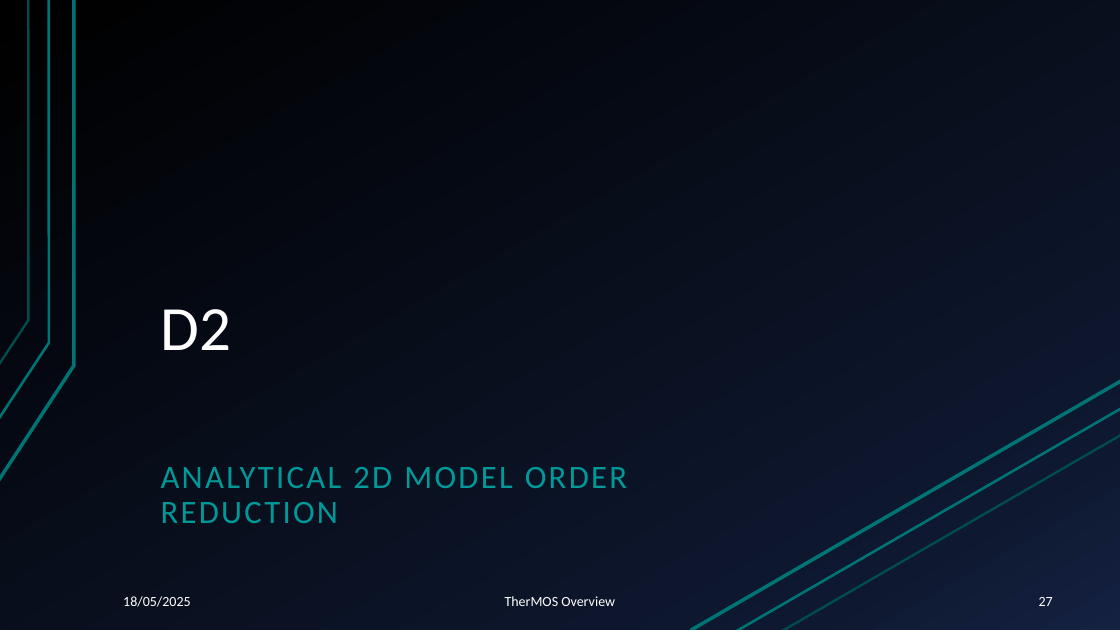
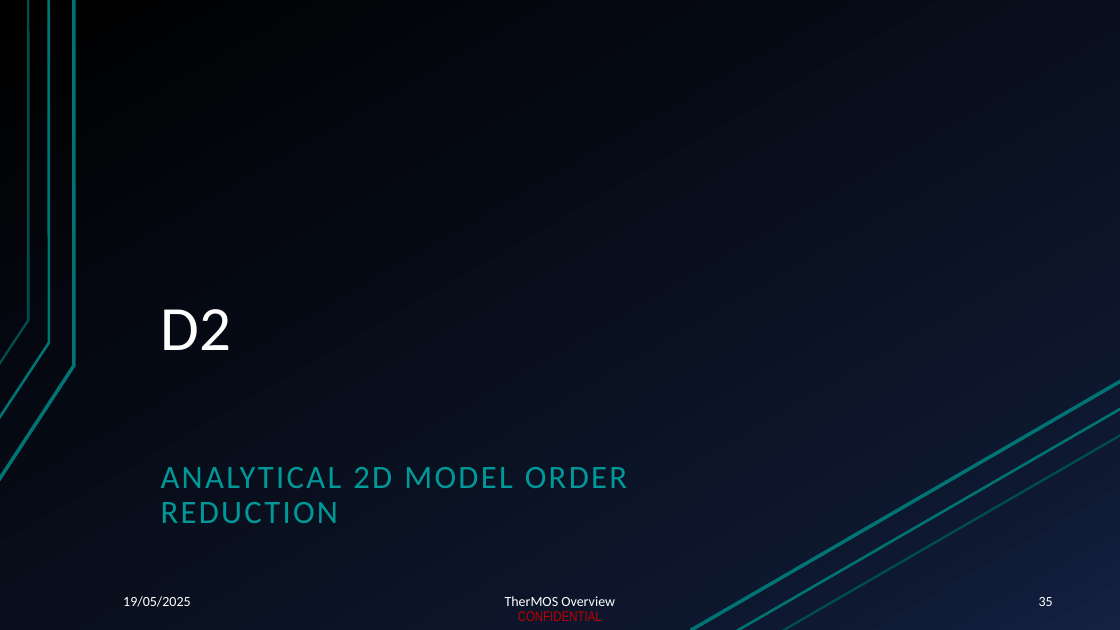
Before and after one commit to pascme05/TherMOS, a slide deck: slide 35 of docu/ppt/PR_250515_Thermos_Tutorial.pptx (slide 27 before the commit). Drawn at 1120x630 pixels with LibreOffice and Linux fonts; fonts in the diff are those of the drawing. Boxes give left, top, right and bottom in pixels: in the first picture for what was removed or moved away, otherwise in the second. Text is boxed around its words. In the diff, an @@ line names an element or a change of style, - is before the commit and + after.

```diff
--- a/docu/ppt/PR_250515_Thermos_Tutorial.pptx
+++ b/docu/ppt/PR_250515_Thermos_Tutorial.pptx
@@ text at (123,596,190,607): text changed @@
-18/05/2025
+19/05/2025
@@ page number at (1039,597,1053,606): text changed @@
-27
+35
@@ text added at (518,611,602,621), 12 pt, text #C00000 @@
+CONFIDENTIAL
```
Also in this commit, not shown: 44 other slides changed, 8 slides added.
